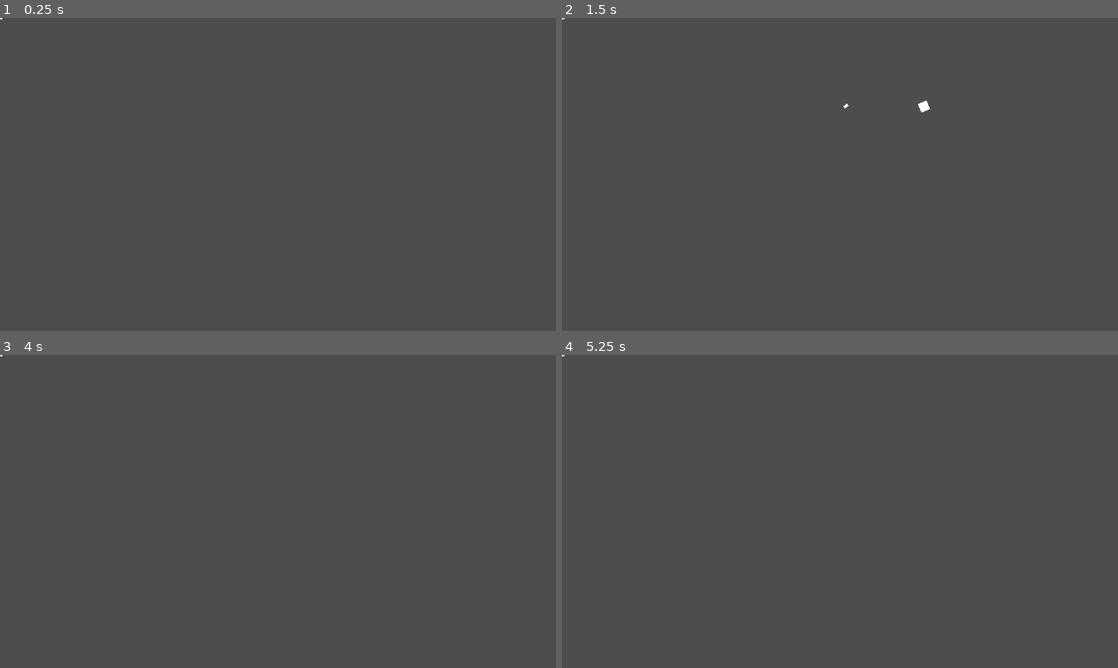
Above: before the commit, frames 1-4 (two rows, left to right).
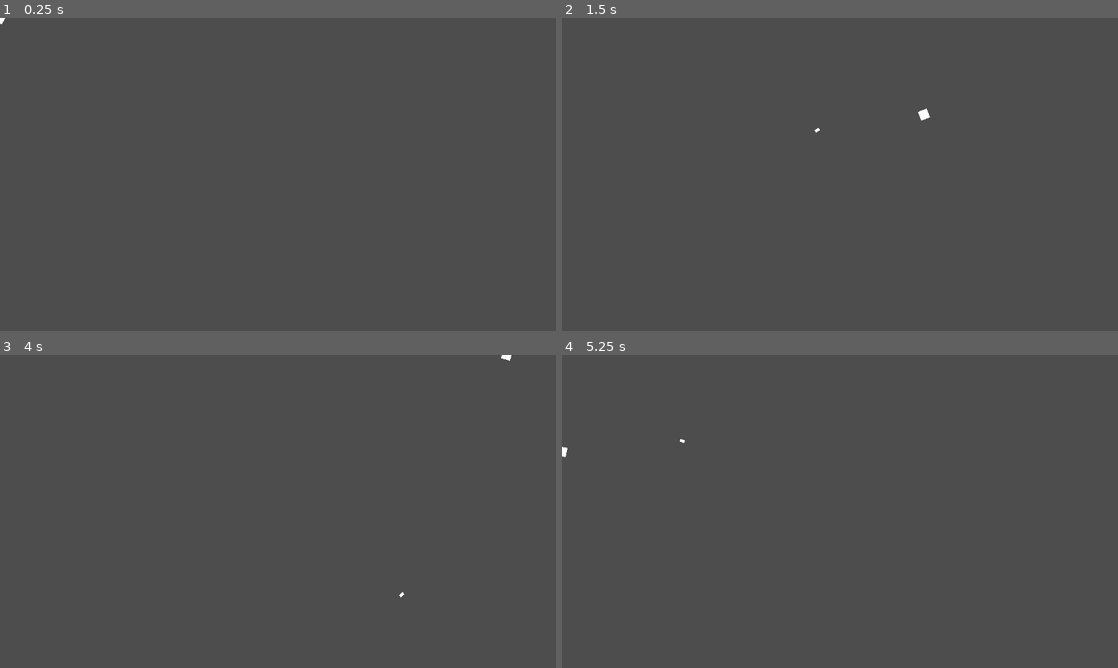
Above: after the commit, the same moments.

Repository: aayamneupane/TheAppleMangoGame
Game: Godot game, scene res://Main.tscn
Same seed, same stepped clock (60 frames per second), same inputs: the game is played once before the commit and once after it.
Inputs (mouse positions are in pixels of both pictures, inside the frame that each line leads up to):
- Up to frame 1 (0.25 s): no input
- Up to frame 2 (1.5 s): tap Enter at 0.5 s; move the mouse to (962, 158) at 0.52 s; hold D (move_right) 0.53-1.28 s; click (962, 158) at 0.6 s; tap Space at 1.25 s; move the mouse to (728, 190) at 1.27 s; hold S (move_down) from 1.28 s (still down); click (728, 190) at 1.35 s
- Up to frame 3 (4 s): move the mouse to (333, 442) at 2.02 s; release S (move_down) at 2.03 s; hold D (move_right) 2.03-2.78 s; click (333, 442) at 2.1 s; tap Enter at 2.75 s; move the mouse to (250, 574) at 2.77 s; hold W (move_up) 2.78-3.53 s; click (250, 574) at 2.85 s; tap Space at 3.5 s; move the mouse to (444, 558) at 3.52 s; hold A (move_left) from 3.53 s (still down); click (444, 558) at 3.6 s
- Up to frame 4 (5.25 s): tap Enter at 4.25 s; move the mouse to (673, 464) at 4.27 s; click (673, 464) at 4.35 s; tap Space at 5 s; move the mouse to (867, 511) at 5.02 s; release A (move_left) at 5.03 s; hold S (move_down) from 5.03 s (still down); click (867, 511) at 5.1 s

The runs differ from the first frame. In frame 1, less than 0.1% of the frame differs, in the area x 0-1%, y 0-2%; in frame 2, 0.1%, in the area x 0-67%, y 0-37%; in frame 3, less than 0.1%; in frame 4, less than 0.1%.

Commit message:
bullet mechanics with resource pooling complete

Diff:
--- a/autoload/resource_pool.gd
+++ b/autoload/resource_pool.gd
@@ -20,13 +20,14 @@
 func _load_pools() -> void:
 	# should loop on every data within eligible_resources
 	for resource_data in eligible_resources:
+
 		for i in eligible_resources[resource_data]["pool_size"]:
 			var resource_instance : Node = eligible_resources[resource_data]["scene"].instantiate()
 			eligible_resources[resource_data]["item_pool"].append(resource_instance)
 
+			# keeping resource offscreen
+			resource_instance.global_position = STATIC_STATE_POSITION
 			get_tree().get_root().call_deferred("add_child", resource_instance)
-
-	pass
 
 
 func get_item(p_item_type : int) -> Node:
@@ -38,11 +39,11 @@
 		item = item_pool.pop_back()
 		item_data["active_items"].append(item)
 	else:
-			# since this item is not taken from the pool, it is not appended in the active items
+		# since this item is not taken from the pool, it is not appended in the active items
 		item = item_data["scene"].instantiate()
 		get_tree().get_root().call_deferred("add_child", item)
 
-	assert(item != null, "Possible Error : -> Scene Path Changed")
+	assert(item != null, "Possible Error : -> Scene Path Changed or Didn't Find the scene path key")
 	return item
 
 
--- a/bullet.gd
+++ b/bullet.gd
@@ -1,15 +1,18 @@
 class_name Bullet
-extends RigidBody2D
+extends CharacterBody2D
 
 const SPEED := 2000
 
 var target := Vector2.ZERO
-var velocity := Vector2.ZERO
 
 
 func on_fired() -> void:
 	velocity = target * SPEED
-	apply_impulse(velocity, Vector2().rotated(rotation))
+
+
+func _process(delta: float) -> void:
+	if velocity.length() > 0:
+		move_and_collide(velocity * delta)
 
 
 func set_target(p_direction : Vector2) -> void:
@@ -21,8 +24,3 @@
 	velocity = Vector2.ZERO
 	target = Vector2.ZERO
 	position = ResourcePool.get_static_state_position()
-
-	await(get_tree().create_timer(0.5)).timeout
-	print("Position of the bullet =============== :", position)
-	await(get_tree().create_timer(0.5)).timeout
-	print("Position of the bullet =============== :", position)
--- a/bullet.tscn
+++ b/bullet.tscn
@@ -6,9 +6,8 @@
 [sub_resource type="RectangleShape2D" id="RectangleShape2D_2bhk4"]
 size = Vector2(10, 6)
 
-[node name="Bullet" type="RigidBody2D"]
+[node name="Bullet" type="CharacterBody2D"]
 collision_mask = 0
-gravity_scale = 2.66454e-15
 script = ExtResource("1_s0udd")
 
 [node name="BulletSkin" type="TextureRect" parent="."]
